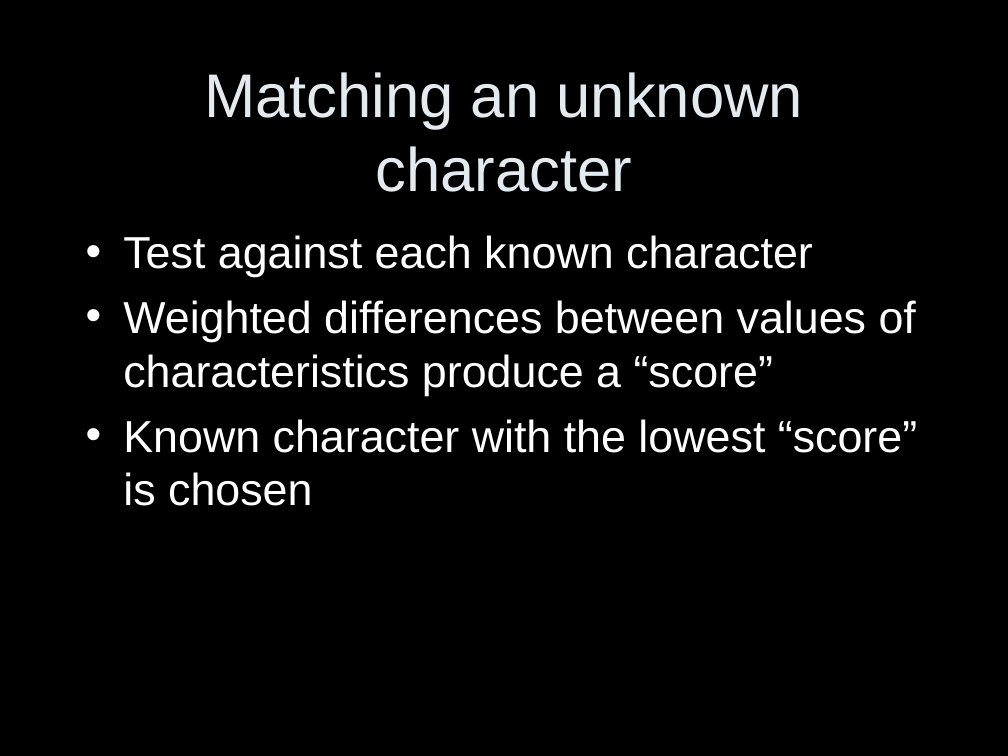
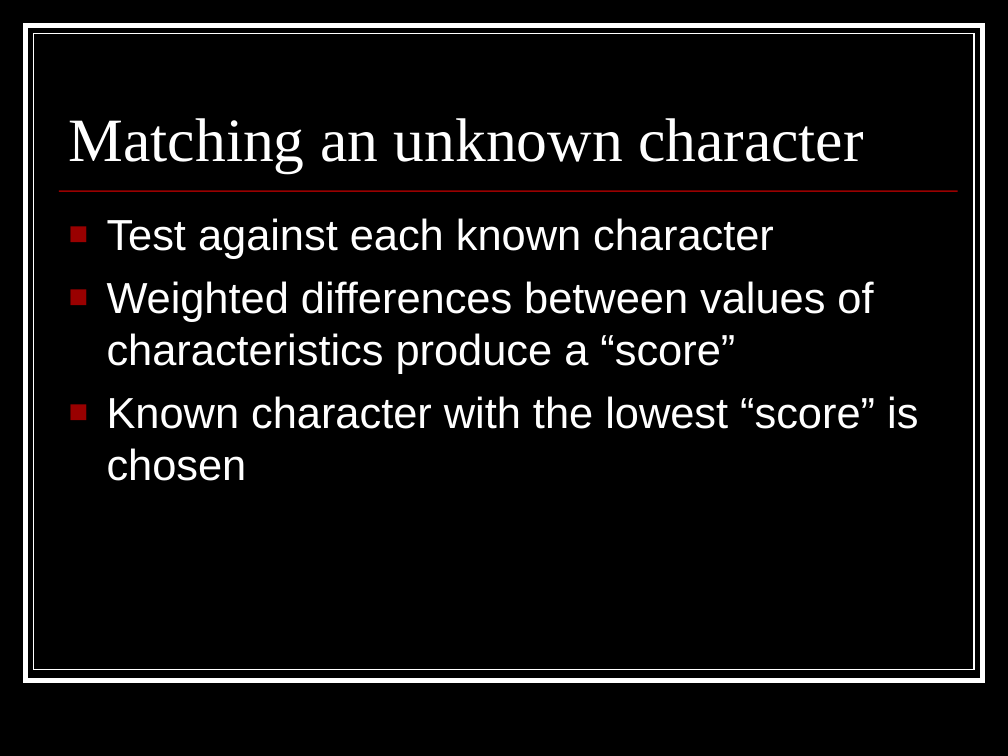
Before and after one commit to coyotebush/OCR, a slide deck: slide 6 of presentation/OCR.ppt. Drawn at 1008x756 pixels with LibreOffice and Linux fonts; fonts in the diff are those of the drawing. Boxes give left, top, right and bottom in pixels: in the first picture for what was removed or moved away, otherwise in the second. Text is boxed around its words. In the diff, an @@ line names an element or a change of style, - is before the commit and + after.

```diff
--- a/presentation/OCR.ppt
+++ b/presentation/OCR.ppt
@@ rectangle added at [25,25,983,680], fill #000000, outline #FFFFFF 3.49 pt @@
@@ rectangle added at [34,34,975,670], fill #000000, outline #FFFFFF 0.74 pt @@
@@ title "Matching an unknown character": place and size @@
-title "Matching an unknown character" at [204,72,803,192]
+title "Matching an unknown character" at [69,118,863,172]
@@ title "Matching an unknown character" at [69,118,863,172]: font Arial to Times New Roman, text colour #E3EBF1 to #FFFFFF; alignment centre to left; line spacing 1 to 0.8; vertical alignment middle to bottom @@
@@ text "Test against each known character": place and size @@
-text "Test against each known character" at [123,235,917,506]
+text "Test against each known character" at [107,218,918,481]
@@ text "Test against each known character" at [107,218,918,481]: size 32 to 31 pt; bullet • to ■; bullet colour #FFFFFF to #990000 @@
@@ line added from (58, 192) to (958, 192), #990000 0.99 pt @@
```
Also in this commit, not shown: 6 other slides changed, 1 slide added, 1 slide removed.
